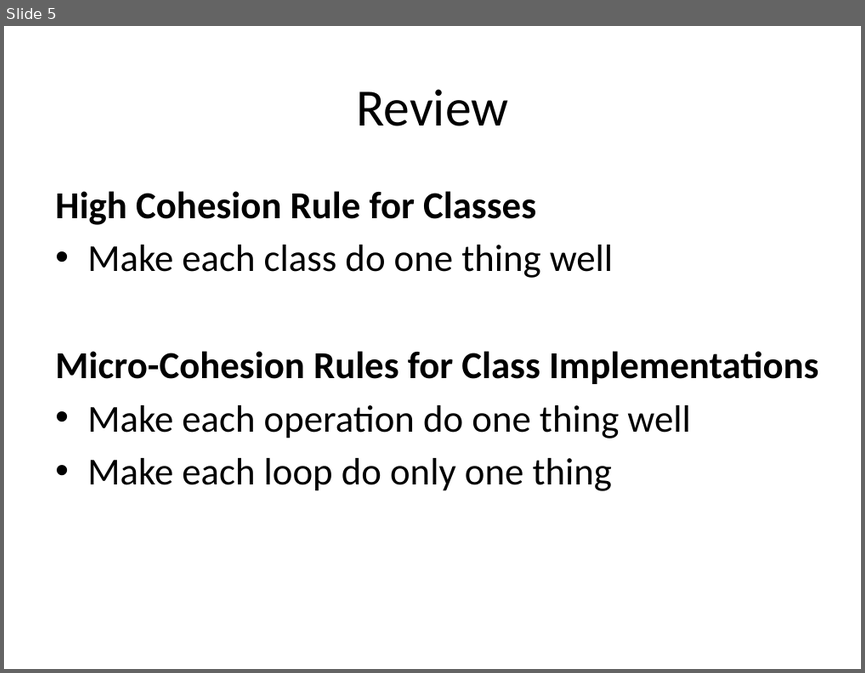
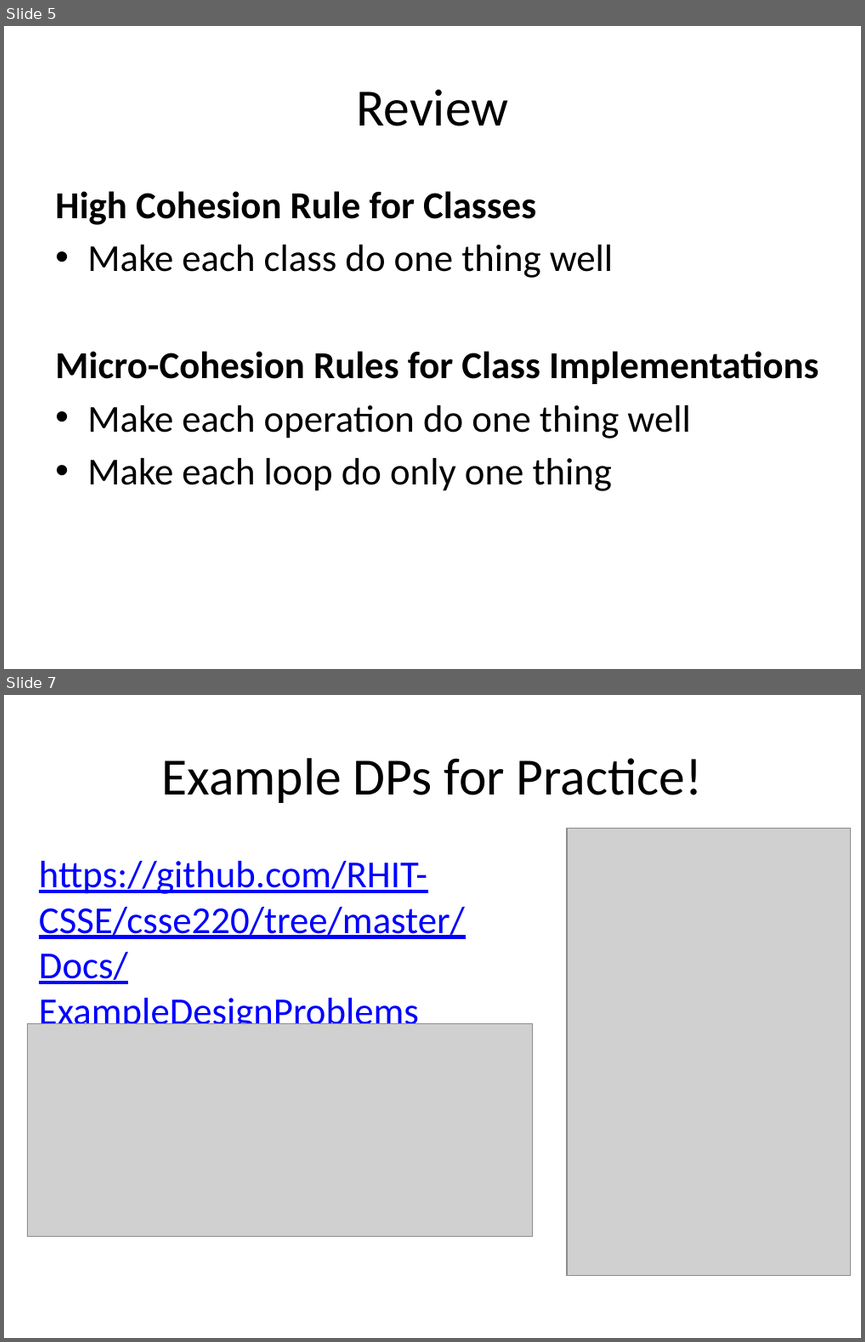
Before and after one commit to RHIT-CSSE/csse220, a slide deck: ClassMaterials/IntroToUnitTesting/Slides/Part1-DP-Review.pptx. Shown one above the other, each under a label of ours: slide 5 before the commit, slides 5 and 7 after it; the slides between them are not shown. The pictures are 865x673 and 865x1342 pixels, drawn with LibreOffice and Linux fonts; fonts in the diff are those of the drawing; grey boxes stand for pictures. Boxes give left, top, right and bottom in pixels: in the first picture for what was removed or moved away, otherwise in the second. Text is boxed around its words. In the diff, an @@ line names an element or a change of style, - is before the commit and + after.

```diff
--- a/ClassMaterials/IntroToUnitTesting/Slides/Part1-DP-Review.pptx
+++ b/ClassMaterials/IntroToUnitTesting/Slides/Part1-DP-Review.pptx
@@ slide 7 added at (4, 695, 861, 1338), background #FFFFFF @@
@@ title added at (162, 758, 702, 803), 44 pt, text #000000 @@
+Example DPs for Practice!
@@ picture added at (567, 828, 851, 1275) @@
@@ text added at (39, 861, 465, 1034), 32 pt, text #0000FF, underline @@
+https://github.com/RHIT-CSSE/csse220/tree/master/Docs/ExampleDesignProblems
@@ picture added at (27, 1023, 532, 1236) @@
```
Also in this commit, not shown: 1 other slide added, 16 other files.
